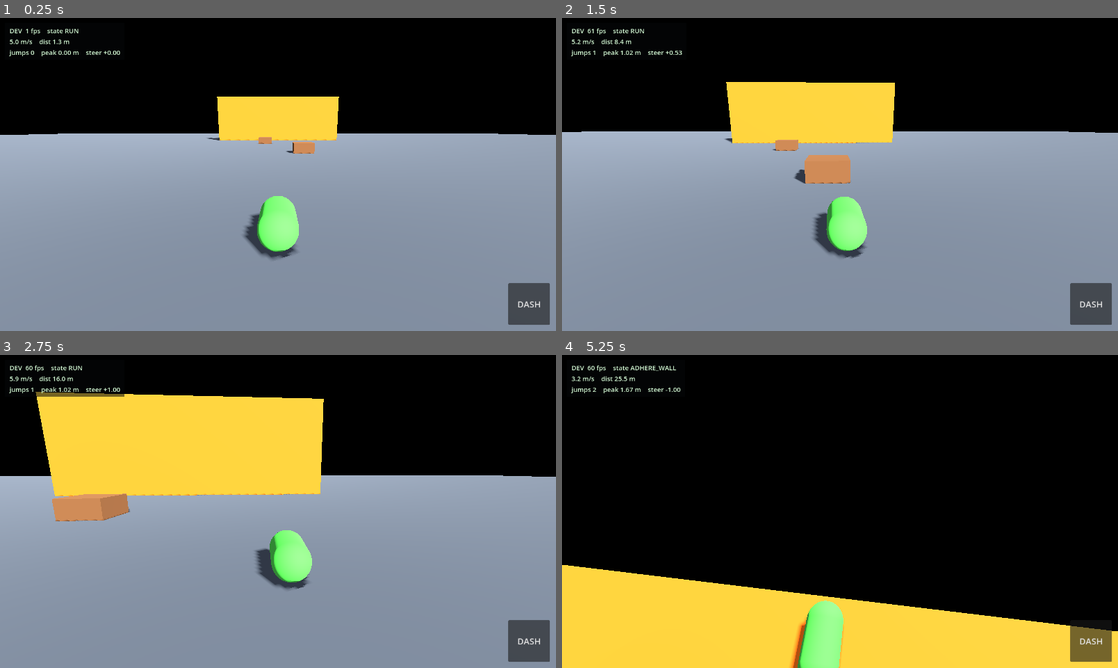
Above: before the commit, frames 1-4 (two rows, left to right).
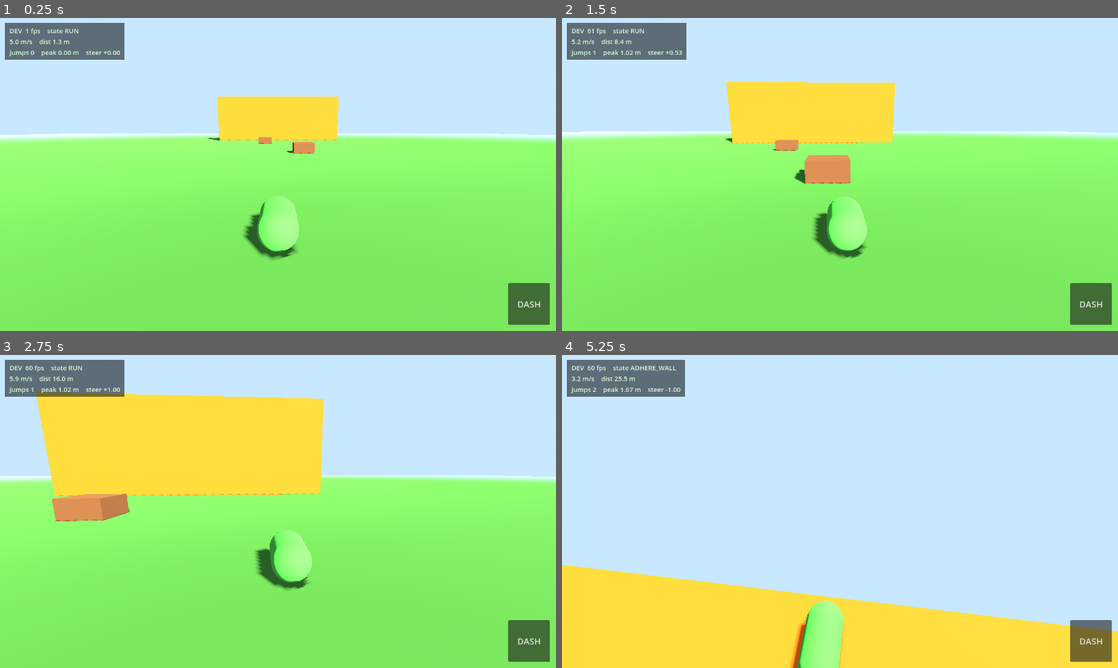
Above: after the commit, the same moments.

Repository: g-shankar/Gecko-run
Game: Godot game, scene res://scenes/main.tscn
Same seed, same stepped clock (60 frames per second), same inputs: the game is played once before the commit and once after it.
Inputs (mouse positions are in pixels of both pictures, inside the frame that each line leads up to):
- Up to frame 1 (0.25 s): no input
- Up to frame 2 (1.5 s): move the mouse to (962, 158) at 0.52 s; hold D (steer_right) 0.53-1.25 s; tap Shift (dash) at 0.6 s; click (962, 158) at 0.67 s; tap Space (jump) at 0.77 s; drag from (728, 190) to (812, 237) at 1.27 s
- Up to frame 3 (2.75 s): move the mouse to (333, 442) at 2.02 s; hold D (steer_right) from 2.03 s (still down); tap Shift (dash) at 2.1 s
- Up to frame 4 (5.25 s): release D (steer_right) at 2.75 s; drag from (812, 574) to (673, 464) at 2.77 s; move the mouse to (1006, 558) at 3.52 s; hold A (steer_left) 3.53-4.25 s; tap Shift (dash) at 3.6, 5.1 s; tap Space (jump) at 3.77 s; drag from (673, 464) to (756, 433) at 4.27 s; move the mouse to (867, 511) at 5.02 s; hold A (steer_left) from 5.03 s (still down); click (867, 511) at 5.17 s

The runs differ from the first frame. In frame 1, 96% of the frame differs, in the area x 0-100%, y 0-100%; in frame 2, 92%; in frame 3, 82%; in frame 4, 78%.

Commit message:
Visual pass: sky, warm sun, grass, fog

Diff:
--- a/scenes/main.tscn
+++ b/scenes/main.tscn
@@ -12,7 +12,30 @@
 [sub_resource type="Sky" id="Sky_1"]
 sky_material = SubResource("ProceduralSkyMaterial_1")
 
+[sub_resource type="ProceduralSkyMaterial" id="SkyMat_1"]
+sky_top_color = Color(0.2, 0.45, 0.95, 1)
+sky_horizon_color = Color(0.65, 0.82, 1.0, 1)
+ground_bottom_color = Color(0.15, 0.2, 0.12, 1)
+ground_horizon_color = Color(0.65, 0.82, 1.0, 1)
+
+[sub_resource type="Sky" id="Sky_1"]
+sky_material = SubResource("SkyMat_1")
+
+[sub_resource type="StandardMaterial3D" id="GroundMat_1"]
+albedo_color = Color(0.28, 0.52, 0.22, 1)
+roughness = 0.95
+
 [sub_resource type="Environment" id="Environment_1"]
+background_mode = 2
+sky = SubResource("Sky_1")
+ambient_light_source = 3
+ambient_light_energy = 0.7
+tonemap_mode = 2
+fog_enabled = true
+fog_mode = 1
+fog_light_color = Color(0.65, 0.82, 1.0, 1)
+fog_depth_begin = 30.0
+fog_depth_end = 110.0
 background_mode = 1
 sky = SubResource("Sky_1")
 ambient_light_source = 2
@@ -59,10 +82,13 @@
 
 [node name="Sun" type="DirectionalLight3D" parent="."]
 transform = Transform3D(0.866025, -0.25, 0.433013, 0, 0.866025, 0.5, -0.5, -0.433013, 0.75, 0, 14, 0)
+light_color = Color(1, 0.96, 0.88, 1)
+light_energy = 1.25
 shadow_enabled = true
 
 [node name="Ground" type="MeshInstance3D" parent="."]
 mesh = SubResource("PlaneMesh_ground")
+material_override = SubResource("GroundMat_1")
 
 [node name="GroundBody" type="StaticBody3D" parent="."]
 
